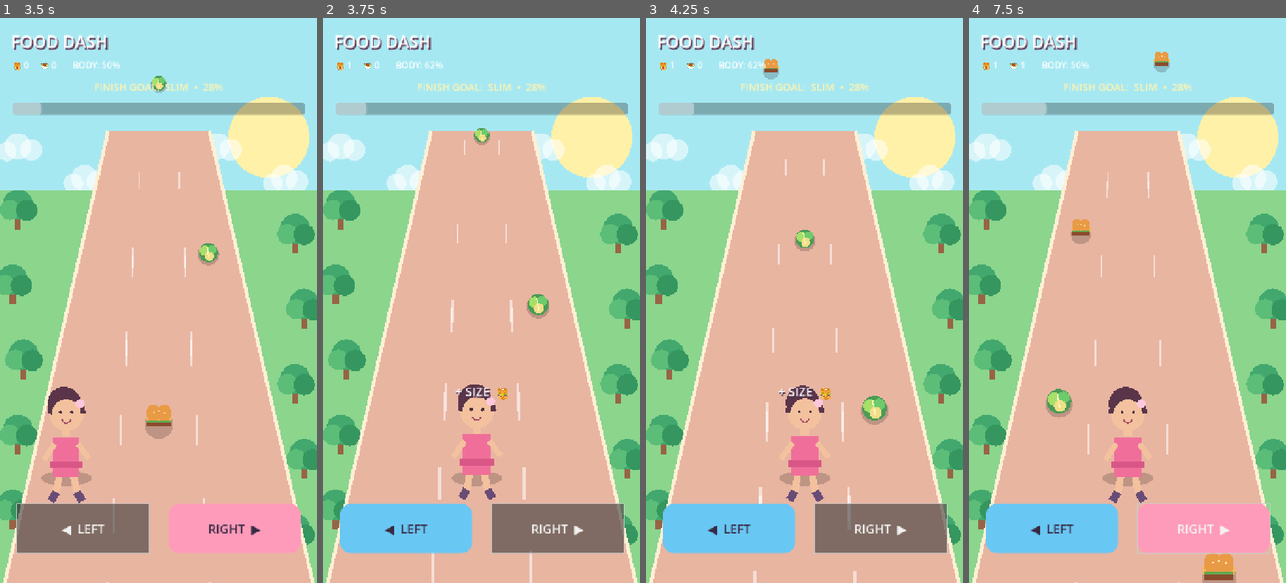
Above: before the commit, frames 1-4 (left to right).
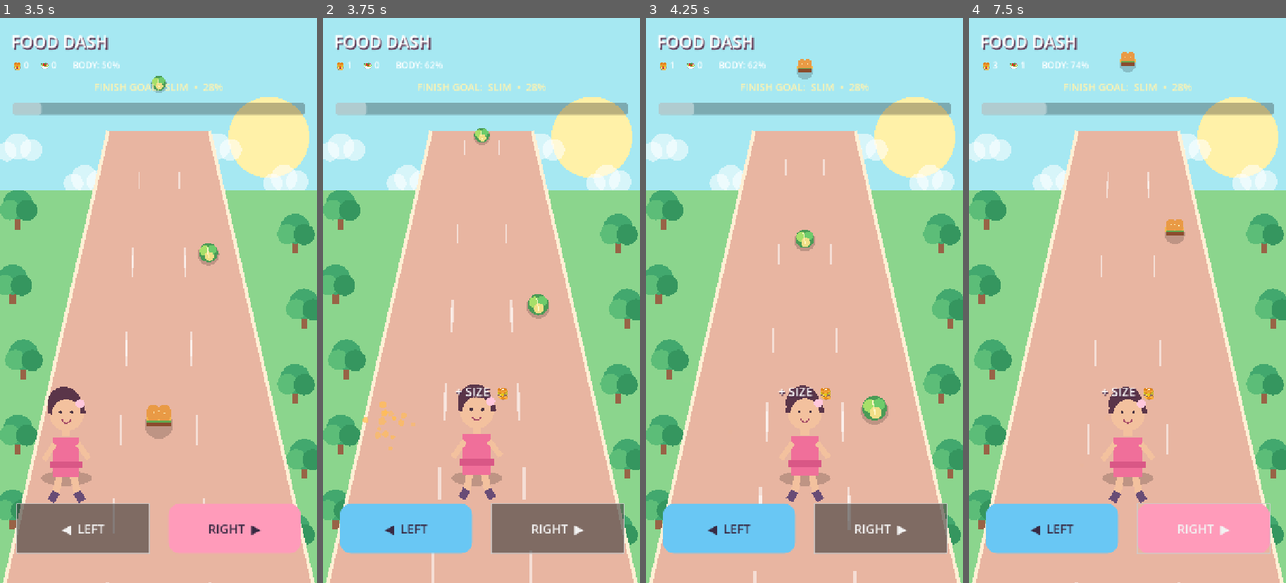
Above: after the commit, the same moments.

Repository: smart222tech/TINYVERSE
Game: Godot game, scene res://scenes/main.tscn
Same seed, same stepped clock (60 frames per second), same inputs: the game is played once before the commit and once after it.
Inputs (mouse positions are in pixels of both pictures, inside the frame that each line leads up to):
- Up to frame 1 (3.5 s): click "START RUN" at 0.5 s; click "◀ LEFT" at 1.25 s; click "RIGHT ▶" at 2 s; click "◀ LEFT" at 2.75 s
- Up to frame 2 (3.75 s): click "RIGHT ▶" at 3.5 s
- Up to frame 3 (4.25 s): no input
- Up to frame 4 (7.5 s): click "◀ LEFT" at 4.25 s; click "RIGHT ▶" at 5 s; move the mouse to (1197, 272) at 5.77 s; click (1197, 272) at 5.92 s; move the mouse to (1064, 328) at 6.52 s; click (1064, 328) at 6.67 s; move the mouse to (1159, 176) at 7.27 s; click (1159, 176) at 7.42 s

Frame 1 is identical in both runs. In frame 2, 0.2% of the frame differs, in the area x 12-30%, y 67-77%; in frame 3, 0.3%; in frame 4, 1.8%, in the area x 7-85%, y 6-100%.

Commit message:
Add arcade soundtrack, food sound effects and collection particles

Diff:
--- a/scripts/main.gd
+++ b/scripts/main.gd
@@ -37,14 +37,28 @@
 var right_button: Button
 var start_button: Button
 var restart_button: Button
+var music_player: AudioStreamPlayer
+var sfx_player: AudioStreamPlayer
+var sfx_streams: Dictionary = {}
+var particles: Array[Dictionary] = []
 
 func _ready() -> void:
 	rng.randomize()
+	_build_audio()
 	_build_ui()
 	_show_start()
 	queue_redraw()
 
 func _process(delta: float) -> void:
+	for i in range(particles.size() - 1, -1, -1):
+		var particle: Dictionary = particles[i]
+		particle["life"] = float(particle["life"]) - delta
+		particle["pos"] = Vector2(particle["pos"]) + Vector2(particle["velocity"]) * delta
+		particle["velocity"] = Vector2(particle["velocity"]) + Vector2(0, 360.0 * delta)
+		if float(particle["life"]) <= 0.0:
+			particles.remove_at(i)
+		else:
+			particles[i] = particle
 	if feedback_timer > 0.0:
 		feedback_timer -= delta
 		if feedback_timer <= 0.0:
@@ -185,6 +199,107 @@
 	result_panel.hide()
 	_update_ui()
 
+func _build_audio() -> void:
+	music_player = AudioStreamPlayer.new()
+	music_player.name = "ArcadeMusic"
+	music_player.volume_db = -13.0
+	add_child(music_player)
+	music_player.stream = _make_music_loop()
+	music_player.play()
+
+	sfx_player = AudioStreamPlayer.new()
+	sfx_player.name = "SoundEffects"
+	sfx_player.volume_db = -3.0
+	add_child(sfx_player)
+	sfx_streams["burger"] = _make_effect([220.0, 330.0, 440.0], 0.075, 0.42)
+	sfx_streams["salad"] = _make_effect([587.33, 783.99, 1046.5], 0.065, 0.34)
+	sfx_streams["lane"] = _make_effect([260.0, 210.0], 0.045, 0.13)
+	sfx_streams["start"] = _make_effect([392.0, 523.25, 659.25], 0.10, 0.28)
+	sfx_streams["win"] = _make_effect([523.25, 659.25, 783.99, 1046.5], 0.13, 0.34)
+	sfx_streams["lose"] = _make_effect([392.0, 329.63, 261.63], 0.16, 0.25)
+
+func _make_music_loop() -> AudioStreamWAV:
+	const RATE := 22050
+	const DURATION := 8.0
+	var frames := int(RATE * DURATION)
+	var data := PackedByteArray()
+	data.resize(frames * 2)
+	var melody := [
+		659.25, 783.99, 880.0, 783.99, 659.25, 523.25, 587.33, 659.25,
+		783.99, 880.0, 987.77, 880.0, 783.99, 659.25, 587.33, 523.25,
+		659.25, 783.99, 880.0, 1046.5, 987.77, 880.0, 783.99, 659.25,
+		587.33, 659.25, 783.99, 880.0, 783.99, 659.25, 587.33, 523.25
+	]
+	var bass := [130.81, 164.81, 110.0, 146.83]
+	for i in range(frames):
+		var t := float(i) / float(RATE)
+		var step := int(t / 0.25) % melody.size()
+		var local_step := fposmod(t, 0.25)
+		var lead_env := minf(1.0, local_step * 45.0) * pow(1.0 - local_step / 0.25, 0.65)
+		var lead_phase := TAU * float(melody[step]) * t
+		var lead := (sin(lead_phase) * 0.78 + sin(lead_phase * 2.0) * 0.22) * 0.105 * lead_env
+		var bass_note := float(bass[int(t / 2.0) % bass.size()])
+		var beat_phase := fposmod(t, 0.5)
+		var bass_env := 0.35 + 0.65 * (1.0 - beat_phase / 0.5)
+		var bass_tone := sin(TAU * bass_note * t) * 0.075 * bass_env
+		var kick := 0.0
+		if beat_phase < 0.12:
+			var kick_env := 1.0 - beat_phase / 0.12
+			var kick_frequency := 105.0 - 45.0 * (beat_phase / 0.12)
+			kick = sin(TAU * kick_frequency * t) * 0.12 * kick_env
+		var sample_value := clampf(lead + bass_tone + kick, -0.85, 0.85)
+		data.encode_s16(i * 2, int(sample_value * 32767.0))
+	var stream := AudioStreamWAV.new()
+	stream.format = AudioStreamWAV.FORMAT_16_BITS
+	stream.mix_rate = RATE
+	stream.stereo = false
+	stream.data = data
+	stream.loop_mode = AudioStreamWAV.LOOP_FORWARD
+	stream.loop_begin = 0
+	stream.loop_end = frames
+	return stream
+
+func _make_effect(notes: Array, note_seconds: float, volume: float) -> AudioStreamWAV:
+	const RATE := 22050
+	var frames := int(float(RATE) * note_seconds * float(notes.size()))
+	var data := PackedByteArray()
+	data.resize(frames * 2)
+	for i in range(frames):
+		var t := float(i) / float(RATE)
+		var note_index := mini(int(t / note_seconds), notes.size() - 1)
+		var local_time := fposmod(t, note_seconds)
+		var envelope := minf(1.0, local_time * 50.0) * (1.0 - local_time / note_seconds)
+		var frequency := float(notes[note_index])
+		var phase := TAU * frequency * t
+		var tone := sin(phase) * 0.82 + sin(phase * 2.02) * 0.18
+		data.encode_s16(i * 2, int(clampf(tone * envelope * volume, -1.0, 1.0) * 32767.0))
+	var stream := AudioStreamWAV.new()
+	stream.format = AudioStreamWAV.FORMAT_16_BITS
+	stream.mix_rate = RATE
+	stream.stereo = false
+	stream.data = data
+	return stream
+
+func _play_sfx(effect_name: String) -> void:
+	if not is_instance_valid(sfx_player) or not sfx_streams.has(effect_name):
+		return
+	sfx_player.stream = sfx_streams[effect_name]
+	sfx_player.play()
+
+func _spawn_particles(color: Color, amount: int) -> void:
+	for i in range(amount):
+		var angle := rng.randf_range(-PI, PI)
+		var speed := rng.randf_range(100.0, 330.0)
+		var life := rng.randf_range(0.32, 0.72)
+		particles.append({
+			"pos": Vector2(player_x, PLAYER_Y - 65.0),
+			"velocity": Vector2(cos(angle), sin(angle)) * speed,
+			"life": life,
+			"max_life": life,
+			"color": color,
+			"size": rng.randf_range(4.0, 9.0)
+		})
+
 func _make_button(caption: String, pos: Vector2, size: Vector2, color: Color) -> Button:
 	var button := Button.new()
 	button.text = caption
@@ -213,6 +328,7 @@
 	right_button.disabled = true
 
 func _start_game() -> void:
+	_play_sfx("start")
 	game_started = true
 	game_over = false
 	elapsed = 0.0
@@ -238,7 +354,10 @@
 func _change_lane(direction: int) -> void:
 	if not game_started or game_over:
 		return
-	lane = clampi(lane + direction, 0, 2)
+	var next_lane := clampi(lane + direction, 0, 2)
+	if next_lane != lane:
+		lane = next_lane
+		_play_sfx("lane")
 
 func _spawn_food() -> void:
 	var food_lane := rng.randi_range(0, 2)
@@ -251,10 +370,14 @@
 
 func _collect_food(item: Dictionary) -> void:
 	if item["type"] == "burger":
+		_play_sfx("burger")
+		_spawn_particles(Color("#ffbd55"), 16)
 		burgers += 1
 		body_value = clampf(body_value + 12.0, 0.0, 100.0)
 		feedback = "+ SIZE  🍔"
 	else:
+		_play_sfx("salad")
+		_spawn_particles(Color("#8fe58b"), 16)
 		salads += 1
 		body_value = clampf(body_value - 12.0, 0.0, 100.0)
 		feedback = "SLIMMER  🥗"
@@ -270,8 +393,11 @@
 	var won := difference <= 12.0
 	var shape_text := "SLIM" if target_is_slim else "CURVY"
 	if won:
+		_play_sfx("win")
+		_spawn_particles(Color("#ffe078"), 48)
 		result_label.text = "🏆  YOU WIN!\n\nPerfect match!\nTarget: %s\nYour result: %d%%" % [shape_text, int(body_value)]
 	else:
+		_play_sfx("lose")
 		result_label.text = "🙈  TRY AGAIN!\n\nTarget: %s (%d%%)\nYour result: %d%%\nYou were %d points away." % [shape_text, int(target_value), int(body_value), int(difference)]
 	result_panel.show()
 	_update_ui()
@@ -344,6 +470,11 @@
 		var x := lerpf(360.0 + (float(lane_index) - 1.0) * 76.7, LANES[lane_index], t)
 		var scale := lerpf(0.48, 1.0, t)
 		_draw_food(Vector2(x, y), str(item["type"]), scale)
+	# Collection sparkles
+	for particle in particles:
+		var particle_color: Color = particle["color"]
+		particle_color.a *= clampf(float(particle["life"]) / float(particle["max_life"]), 0.0, 1.0)
+		draw_circle(Vector2(particle["pos"]), float(particle["size"]), particle_color)
 	# Player shadow and runner
 	if game_started or game_over:
 		draw_ellipse(Vector2(player_x, PLAYER_Y + 62), Vector2(58, 17), Color(0,0,0,0.18))
